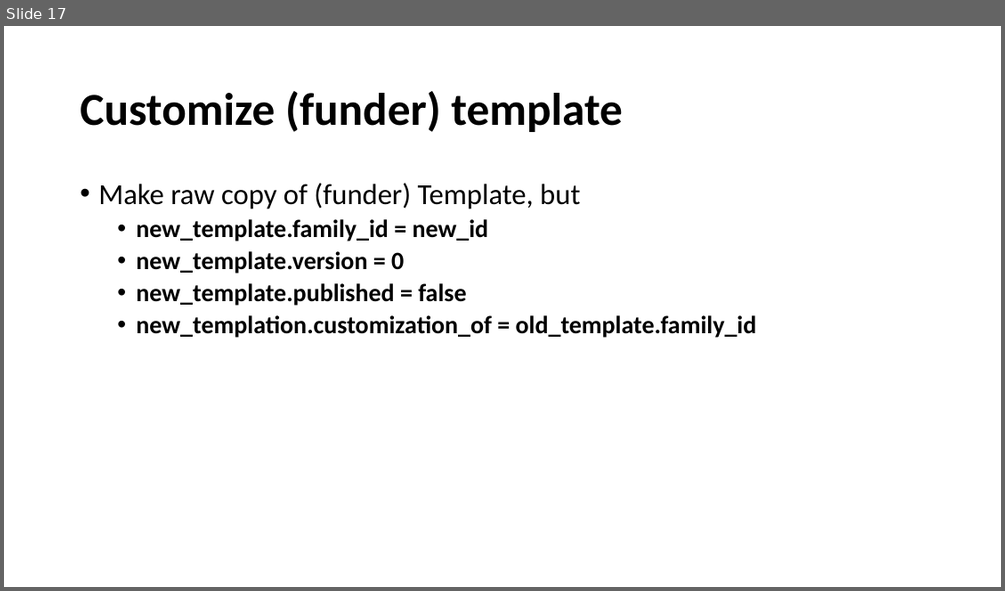
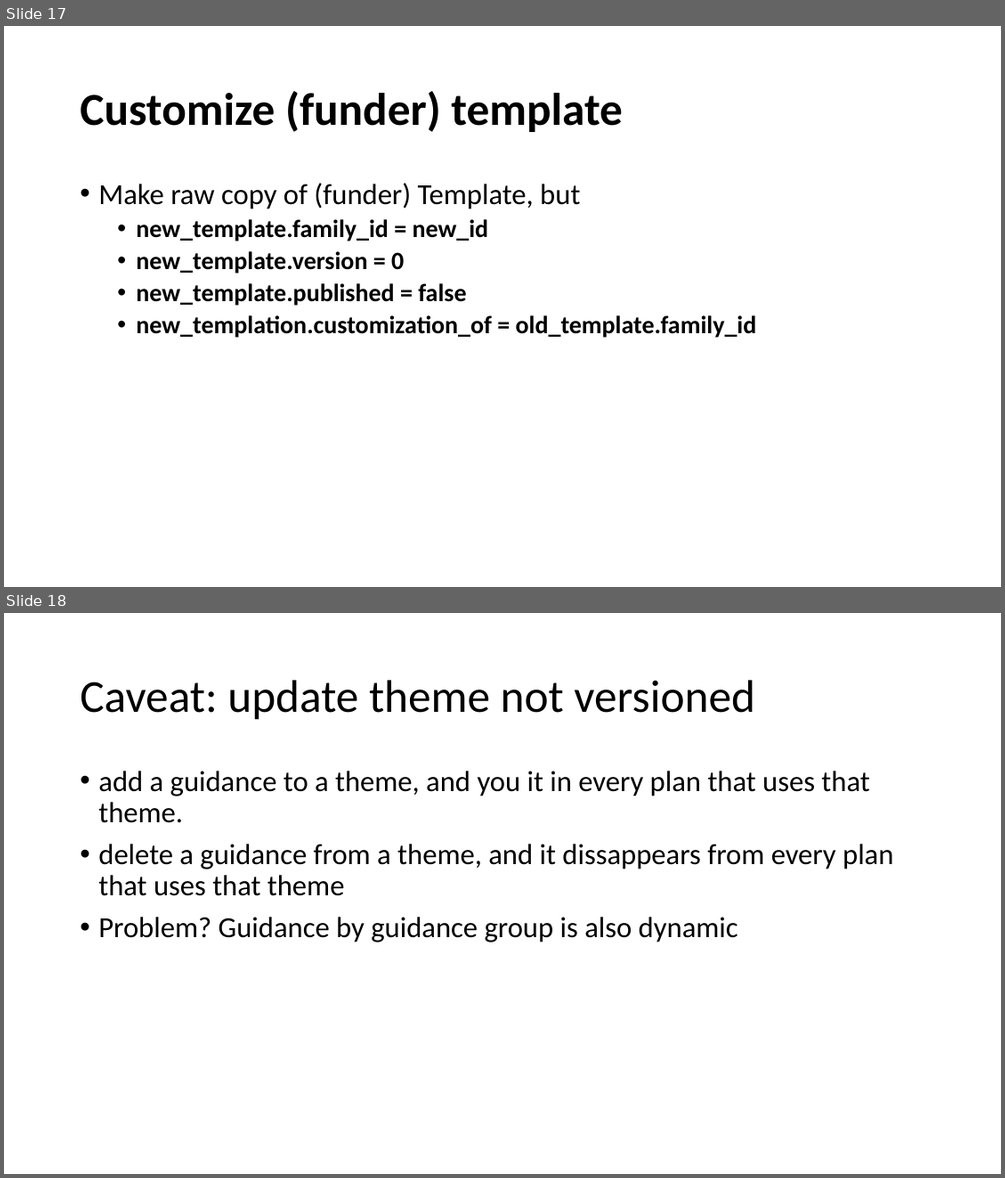
Before and after one commit to Belnet-be/roadmap, a slide deck: ugent/doc/roadmap.pptx. Shown one above the other, each under a label of ours: slide 17 before the commit, slides 17 and 18 after it. The pictures are 1005x591 and 1005x1178 pixels, drawn with LibreOffice and Linux fonts; fonts in the diff are those of the drawing. Boxes give left, top, right and bottom in pixels: in the first picture for what was removed or moved away, otherwise in the second. Text is boxed around its words. In the diff, an @@ line names an element or a change of style, - is before the commit and + after.

Commit message:
roadmap doc: caveat theme update

```diff
--- a/ugent/doc/roadmap.pptx
+++ b/ugent/doc/roadmap.pptx
@@ slide 18 added at (4,613,1001,1174), background #FFFFFF @@
@@ title added at (80,680,755,720), 44 pt, text #000000 @@
+Caveat: update theme not versioned
@@ text added at (98,771,893,942), 28 pt, text #000000 @@
+• add a guidance to a theme, and you it in every plan that uses that theme.
+• delete a guidance from a theme, and it dissappears from every plan that uses that theme
+• Problem? Guidance by guidance group is also dynamic
```
